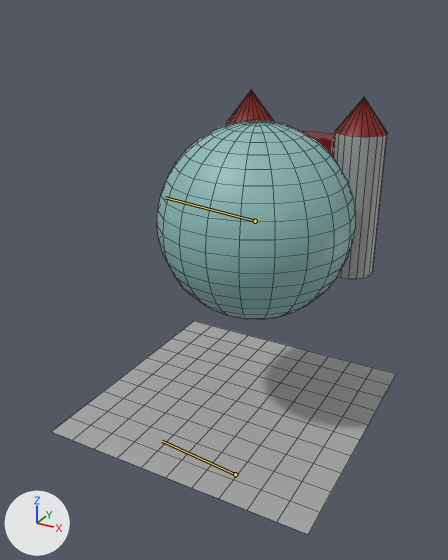
What one commit did to the FBX model Assets/Models/Floaty/Bubble_Flyer_Bobbing.fbx.
Rendered twice from a 50 mm lens placed at (1.41, -2.73, 2.12), pointed at (-0.02, -0.11, 0.81). Every picture has the same lights, and +X, +Y and +Z are marked at lower left. Both versions are drawn at frame 45 of the action 'Bobbing'; the numbers are the values there. The bones that bend it are drawn over the model as lines. Mesh edges are drawn as thin lines.

Objects in the first picture: 'Flying_Bubble', 'pPlane1'.
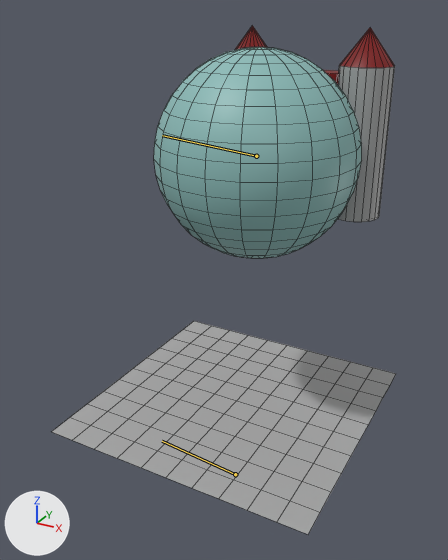
What differs and where, as boxes [x1, y1, x2, y2] in the pictures (448 x 560 px):
'Flying_Bubble', posed: before [157, 90, 388, 320]; after [154, 26, 395, 258]
bone 'joint2', root to tip: before (255, 221) to (165, 197); after (256, 156) to (162, 135)

The edits, one by one:
Bone 'joint2' (bone_joint2) moves from (112.6, 0.1, 0.0) to (145.8, 3.1, 0.0).
